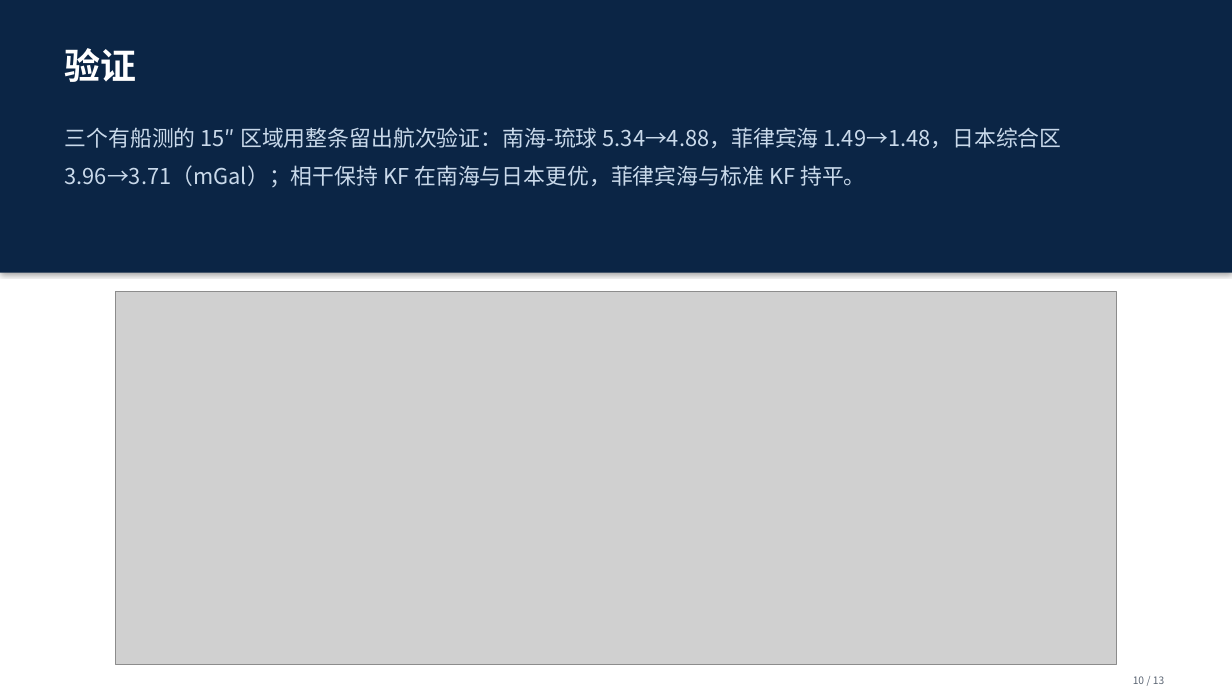
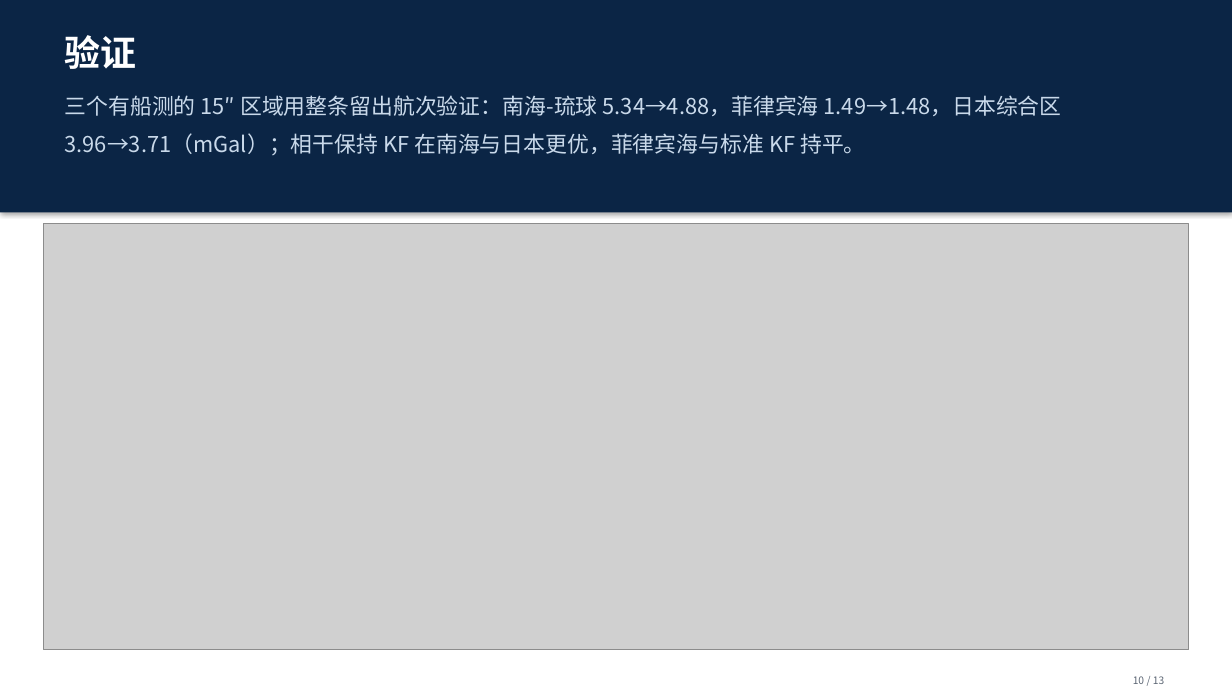
Before and after one commit to shuyunkai/kalman_gravity, a slide deck: slide 10 of ppt/汇报_新结构_13页.pptx. Drawn at 1232x693 pixels with LibreOffice and Linux fonts; fonts in the diff are those of the drawing; grey boxes stand for pictures. Boxes give left, top, right and bottom in pixels: in the first picture for what was removed or moved away, otherwise in the second. Text is boxed around its words. In the diff, an @@ line names an element or a change of style, - is before the commit and + after.

```diff
--- a/ppt/汇报_新结构_13页.pptx
+++ b/ppt/汇报_新结构_13页.pptx
@@ rectangle: place and size @@
-rectangle at box(0, 0, 1232, 273)
+rectangle at box(0, 0, 1232, 213)
@@ text "验证": place and size @@
-text "验证" at box(65, 48, 137, 82)
+text "验证" at box(65, 35, 137, 69)
@@ text "三个有船测的 15″ 区域用整条留出航次验证：南海-琉球 5.34→4.88，菲律宾海 1.49→1.48，日本综合区 ...": place and size @@
-text "三个有船测的 15″ 区域用整条留出航次验证：南海-琉球 5.34→4.88，菲律宾海 1.49→1.48，日本综合区 ..." at box(65, 127, 1062, 187)
+text "三个有船测的 15″ 区域用整条留出航次验证：南海-琉球 5.34→4.88，菲律宾海 1.49→1.48，日本综合区 ..." at box(65, 95, 1062, 155)
@@ picture: place and size @@
-picture at box(116, 292, 1116, 665)
+picture at box(43, 224, 1189, 650)
```
Also in this commit, not shown: 12 other slides changed, 3 other files.
